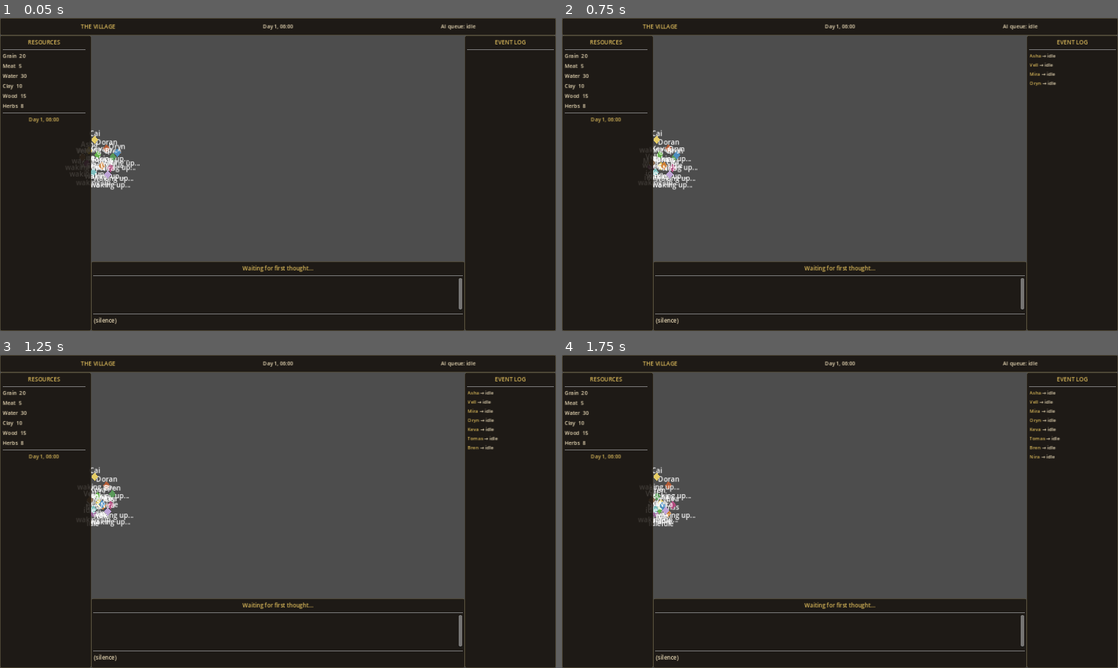
Above: before the commit, frames 1-4 (two rows, left to right).
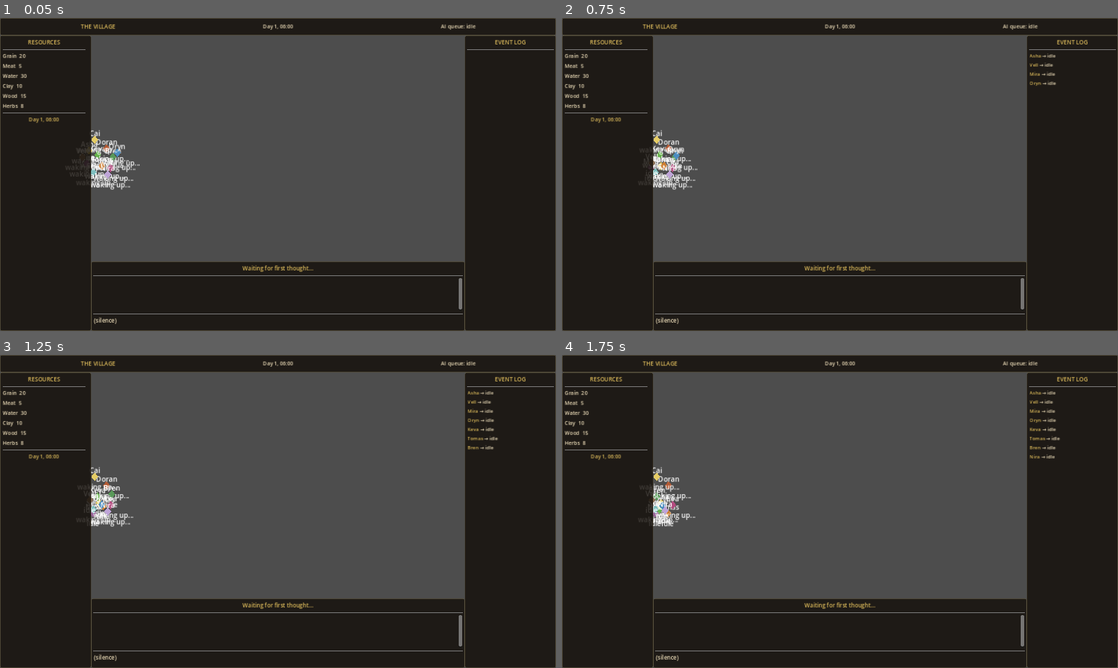
Above: after the commit, the same moments.

Repository: BronzeVille/TheVillage
Game: Godot game, scene res://scenes/world/World.tscn
Same seed, same stepped clock (60 frames per second), same inputs: the game is played once before the commit and once after it.
Inputs:
- Up to frame 1 (0.05 s): no input
- Up to frame 2 (0.75 s): tap Enter at 0.5 s; hold Right (ui_right) from 0.53 s (still down)
- Up to frame 3 (1.25 s): keep holding Right (ui_right)
- Up to frame 4 (1.75 s): release Right (ui_right) at 1.28 s; hold Down (ui_down) from 1.28 s (still down)

Frame 1 is identical in both runs. In frame 2, less than 0.1% of the frame differs, in the area x 16-23%, y 40-52%; in frame 3, 0.1%, in the area x 16-22%, y 41-53%; in frame 4, less than 0.1%.
Error in both runs: Trying to assign value of type 'Nil' to a variable of type 'Dictionary'. (res://scripts/AIQueue.gd:126)

Commit message:
Cap FPS and physics to 30 to reduce llvmpipe CPU load
Software rendering (llvmpipe via Xvfb) runs entirely on CPU, competing
with Ollama inference. Capping render and physics to 30 fps frees up
significant CPU headroom for the AI queue.

https://claude.ai/code/session_01WiKkr13qDJpjfjw1EoWKGn

Diff:
--- a/project.godot
+++ b/project.godot
@@ -16,6 +16,7 @@
 config/features=PackedStringArray("4.3", "GL Compatibility")
 config/icon="res://assets/icon.svg"
 run/main_scene="res://scenes/world/World.tscn"
+run/max_fps=30
 
 [display]
 
@@ -29,6 +30,10 @@
 WorldState="*res://scripts/WorldState.gd"
 AIQueue="*res://scripts/AIQueue.gd"
 
+[physics]
+
+common/physics_ticks_per_second=30
+
 [rendering]
 
 renderer/rendering_method="gl_compatibility"
